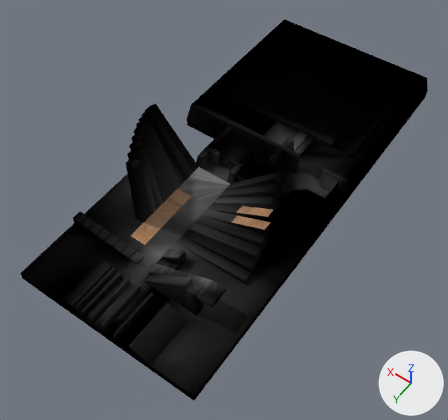
Before and after pictures for a commit that changed the Blender file conc.blend.
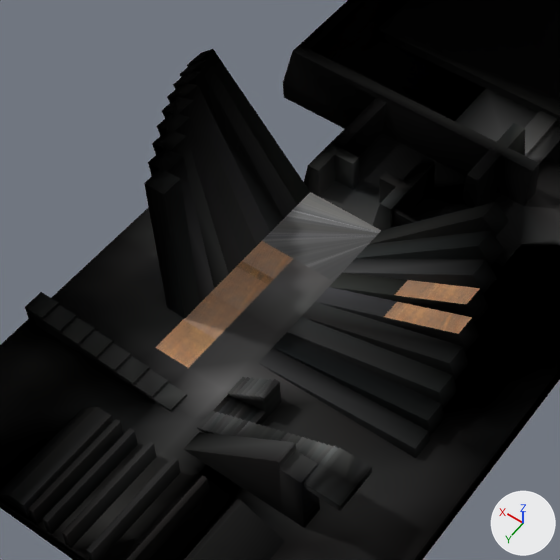
Each version is shown whole from a 50 mm camera at (-46.0, 68.1, 97.2) aimed at (-1.5, 5.8, -0.8), then close up on the part from 14% to 69% of the width and 20% to 78% of the height. The axes (+X, +Y, +Z) are drawn at lower right. The lights are the same throughout. The last two pictures show the newer version.

Names of what the first close-up shows: 'Cube', 'TestingGround'.
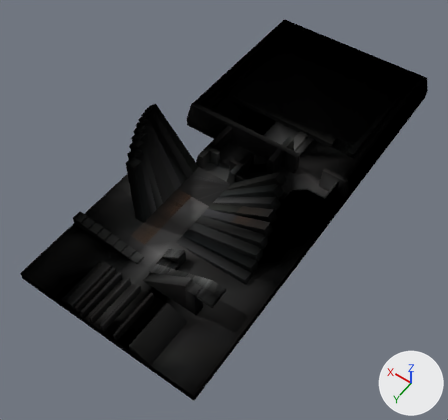
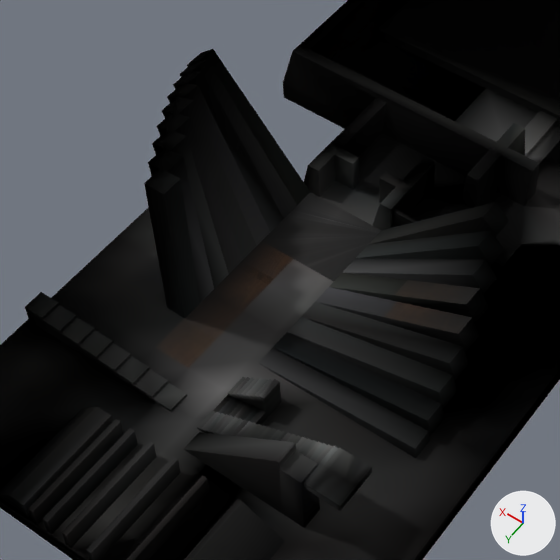
Changed parts and their boxes [x1, y1, x2, y2] in the close-ups (560 x 560 px):
'TestingGround', recoloured (darker)
    both: [153, 189, 483, 371]

Diff of the bpy script that builds the scene:
```diff
--- a/conc.blend.py
+++ b/conc.blend.py
@@ mat_wood @@
 n2 = _N.new('ShaderNodeTexImage'); n2.name = 'Image Texture'
 n0 = _N.new('ShaderNodeBsdfPrincipled'); n0.name = 'Principled BSDF'
 n2.image = img_gun_wood_3355_jpg
+n3 = _N.new('ShaderNodeVertexColor'); n3.name = 'Color Attribute'
+n3.layer_name = 'Attribute'
+n4 = _N.new('ShaderNodeMix'); n4.name = 'Mix'
+n4.data_type = 'RGBA'
+n4.blend_type = 'MULTIPLY'
+n4.inputs[0].default_value = 1.0  # 'Factor'
 _L.new(n0.outputs[0], n1.inputs[0])  # 'BSDF' to 'Surface'
-_L.new(n2.outputs[0], n0.inputs[0])  # 'Color' to 'Base Color'
+_L.new(n3.outputs[0], n4.inputs[7])  # 'Color' to 'B'
+_L.new(n2.outputs[0], n4.inputs[6])  # 'Color' to 'A'
+_L.new(n4.outputs[2], n0.inputs[0])  # 'Result' to 'Base Color'
@@ mat_shiny @@
 n2 = _N.new('ShaderNodeTexEnvironment'); n2.name = 'Environment Texture'
 n0 = _N.new('ShaderNodeBsdfPrincipled'); n0.name = 'Principled BSDF'
 n2.image = img_gun_metal_7839_jpg
+n3 = _N.new('ShaderNodeVertexColor'); n3.name = 'Color Attribute'
+n3.layer_name = 'Attribute'
+n4 = _N.new('ShaderNodeMix'); n4.name = 'Mix'
+n4.data_type = 'RGBA'
+n4.blend_type = 'MULTIPLY'
+n4.inputs[0].default_value = 1.0  # 'Factor'
 _L.new(n0.outputs[0], n1.inputs[0])  # 'BSDF' to 'Surface'
-_L.new(n2.outputs[0], n0.inputs[0])  # 'Color' to 'Base Color'
+_L.new(n3.outputs[0], n4.inputs[7])  # 'Color' to 'B'
+_L.new(n2.outputs[0], n4.inputs[6])  # 'Color' to 'A'
+_L.new(n4.outputs[2], n0.inputs[0])  # 'Result' to 'Base Color'
```
